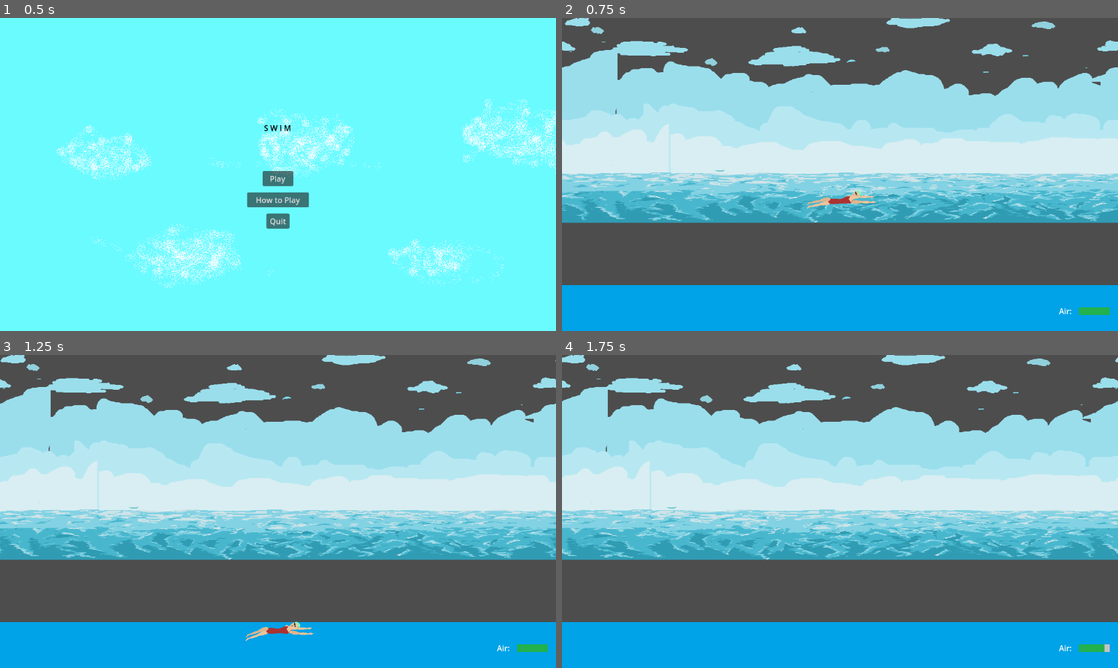
Above: before the commit, frames 1-4 (two rows, left to right).
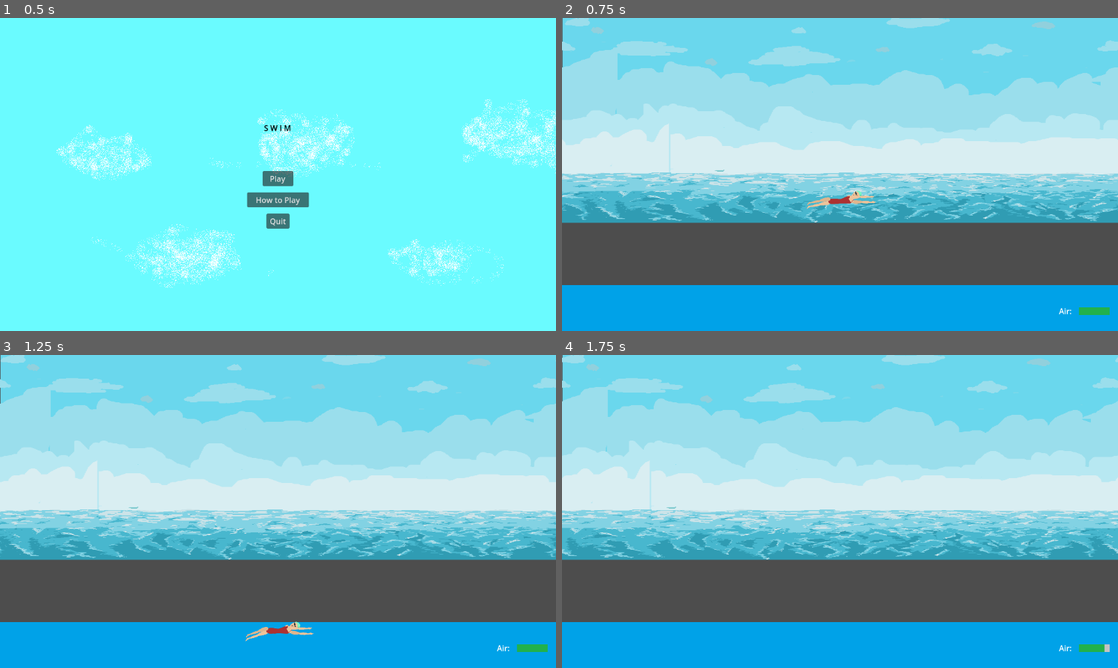
Above: after the commit, the same moments.

Repository: acnolan/Pixel-Game-Jam-2024
Game: Godot game, scene res://scenes/menu/start_screen.tscn
Same seed, same stepped clock (60 frames per second), same inputs: the game is played once before the commit and once after it.
Inputs:
- Up to frame 1 (0.5 s): no input
- Up to frame 2 (0.75 s): click "Play" at 0.5 s
- Up to frame 3 (1.25 s): no input
- Up to frame 4 (1.75 s): hold W from 1.28 s (still down); tap I at 1.35 s

Frame 1 is identical in both runs. In frame 2, 17% of the frame differs, in the area x 0-100%, y 0-31%; in frame 3, 17%; in frame 4, 17%.

Commit message:
Update parallax_background.tscn

Diff:
--- a/scenes/parallax_background.tscn
+++ b/scenes/parallax_background.tscn
@@ -1,7 +1,8 @@
-[gd_scene load_steps=9 format=3 uid="uid://53sjen4obtre"]
+[gd_scene load_steps=10 format=3 uid="uid://53sjen4obtre"]
 
 [ext_resource type="Script" path="res://scripts/parallax_background.gd" id="1_wlfnx"]
 [ext_resource type="Texture2D" uid="uid://c121cx08mflvn" path="res://art/swim game water layer 1 background-sheet.png" id="2_fdv2j"]
+[ext_resource type="Texture2D" uid="uid://com0yvfelmnom" path="res://art/Swim game solid blue bg-export.png" id="2_hjbjx"]
 [ext_resource type="Texture2D" uid="uid://bibtvpolpa8n4" path="res://art/swim game water clouds far bg-export.png" id="2_lix18"]
 [ext_resource type="Texture2D" uid="uid://bv2ig040txqta" path="res://art/swim game water fg2-export.png" id="3_c2gaw"]
 [ext_resource type="Texture2D" uid="uid://d26d1r4643upu" path="res://art/swim game water clouds bg1-export.png" id="3_dd2le"]
@@ -11,6 +12,14 @@
 
 [node name="ParallaxBackground" type="ParallaxBackground"]
 script = ExtResource("1_wlfnx")
+
+[node name="BAckground solid color" type="ParallaxLayer" parent="."]
+motion_scale = Vector2(0, 1)
+motion_mirroring = Vector2(1150, 0)
+
+[node name="Sprite2D" type="Sprite2D" parent="BAckground solid color"]
+position = Vector2(1153, 158)
+texture = ExtResource("2_hjbjx")
 
 [node name="clouds bg" type="ParallaxLayer" parent="."]
 motion_scale = Vector2(0.1, 1)
